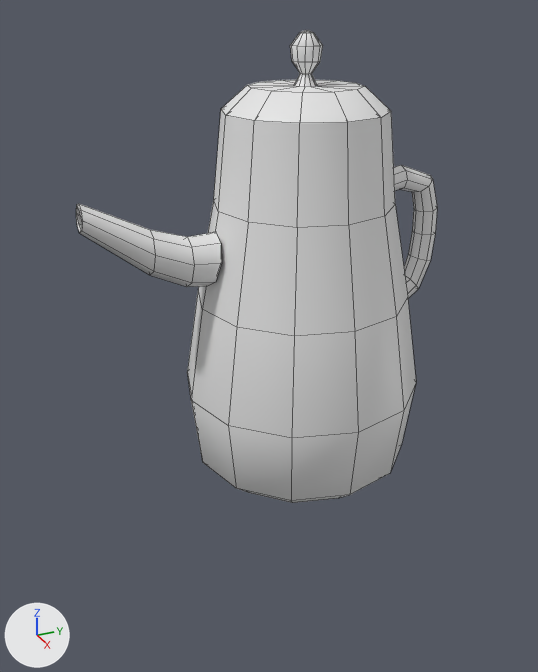
The FBX model Assets/Models/Decoration/teapot/teapot.fbx as it was, and as the next commit left it.
One viewpoint serves both versions: a 50 mm camera at (0.84, -0.418, 0.425) aimed at (-0.009, -0.036, 0.0). Lighting does not change. The marker at lower left points along +X, +Y and +Z. The first picture is the older version. Mesh edges are drawn as thin lines. Where no turn or scale is listed for an object, it has been applied to the vertices.

Names of what the first picture shows: 'teapot', 'teapot_cap'.
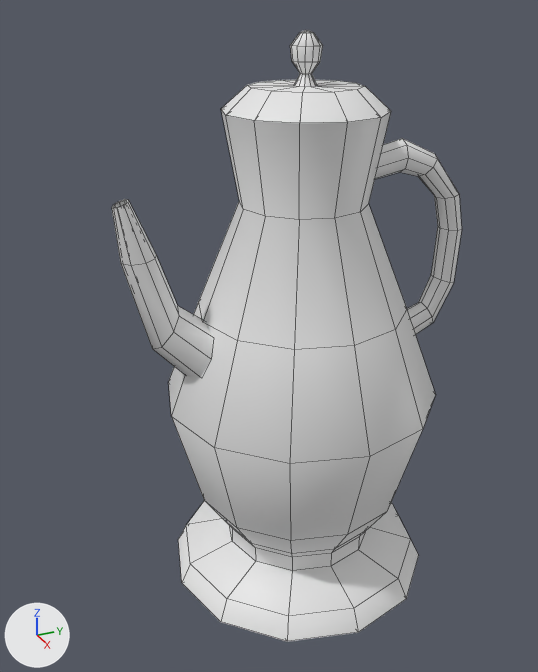
What differs and where, as boxes (x1, y1, x2, y2) in the pictures (538 x 672 px):
'teapot', reshaped, moved (35% taller)
    before: (76, 110, 437, 503)
    after: (112, 110, 462, 642)
part 1 of me_cylinder_005, rebuilt (16% wider, 35% taller)
    before: (187, 110, 416, 503)
    after: (169, 110, 435, 642)
part 2 of me_cylinder_005, added
    after: (112, 199, 212, 377)
part 3 of me_cylinder_005, added
    after: (375, 138, 462, 335)
part 4 of me_cylinder_005, deleted
    before: (394, 165, 437, 298)
part 5 of me_cylinder_005, deleted
    before: (76, 204, 222, 287)

The change in detail:
me_cylinder_005 is used by ob_teapot; location (0.0, 0.004, 0.142).
me_cylinder_005 had 278 vertices, 260 faces and spanned x -0.163..0.163, y -0.281..0.212, z -0.338..0.156.
me_cylinder_005 now has 314 vertices, 296 faces and spans x -0.192..0.191, y -0.243..0.256, z -0.365..0.306.
me_cylinder_005 part 1: the loose piece of 150 vertices spanning x -0.163..0.163, y -0.158..0.168, z -0.338..0.156 is rebuilt with 186 vertices and now spans x -0.192..0.191, y -0.188..0.195, z -0.365..0.306.
me_cylinder_005 part 2: a new loose piece of 64 vertices spanning x -0.034..0.039, y -0.243..-0.13, z -0.029..0.219.
me_cylinder_005 part 3: a new loose piece of 64 vertices spanning x -0.02..0.019, y 0.085..0.256, z -0.05..0.263.
me_cylinder_005 part 4: the loose piece of 64 vertices spanning x -0.02..0.02, y 0.11..0.212, z -0.137..0.077 is deleted.
Part 5, on me_cylinder_005:
64 vertices are removed from x -0.032..0.032, y -0.281..-0.115, z -0.052..0.07.
56 faces are deleted.
Object 'teapot' (ob_teapot) moves from (0.0, 0.004, 0.142) to (0.0, 0.005, -0.008).
